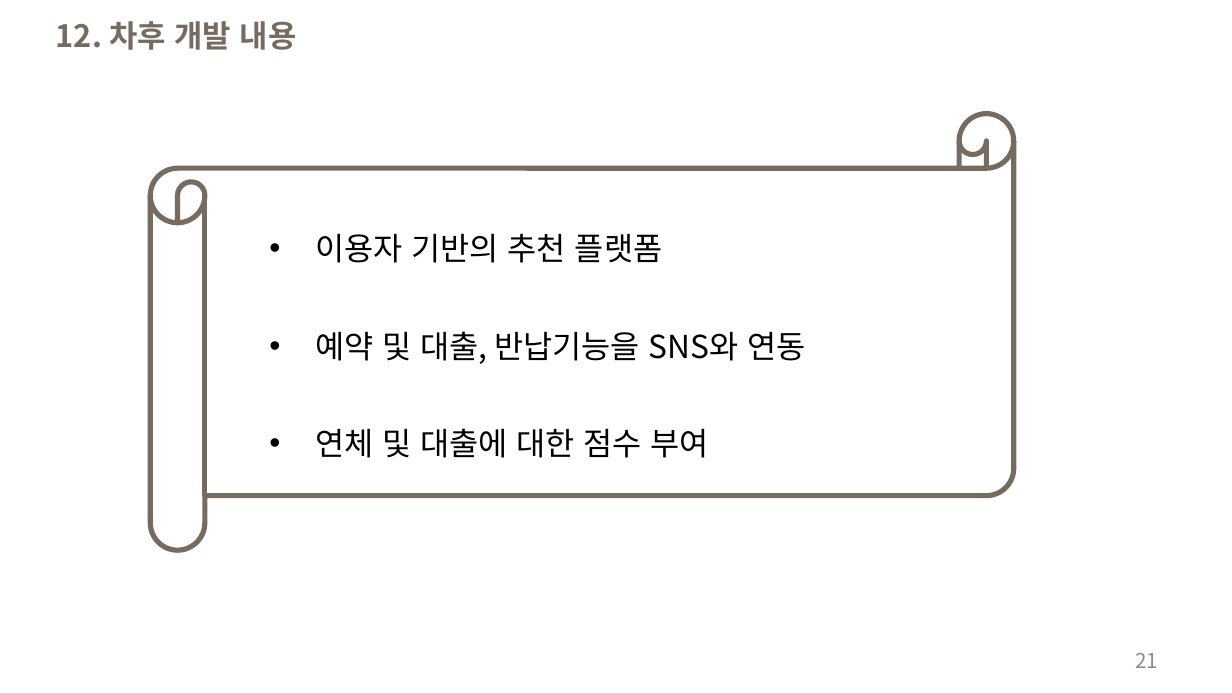
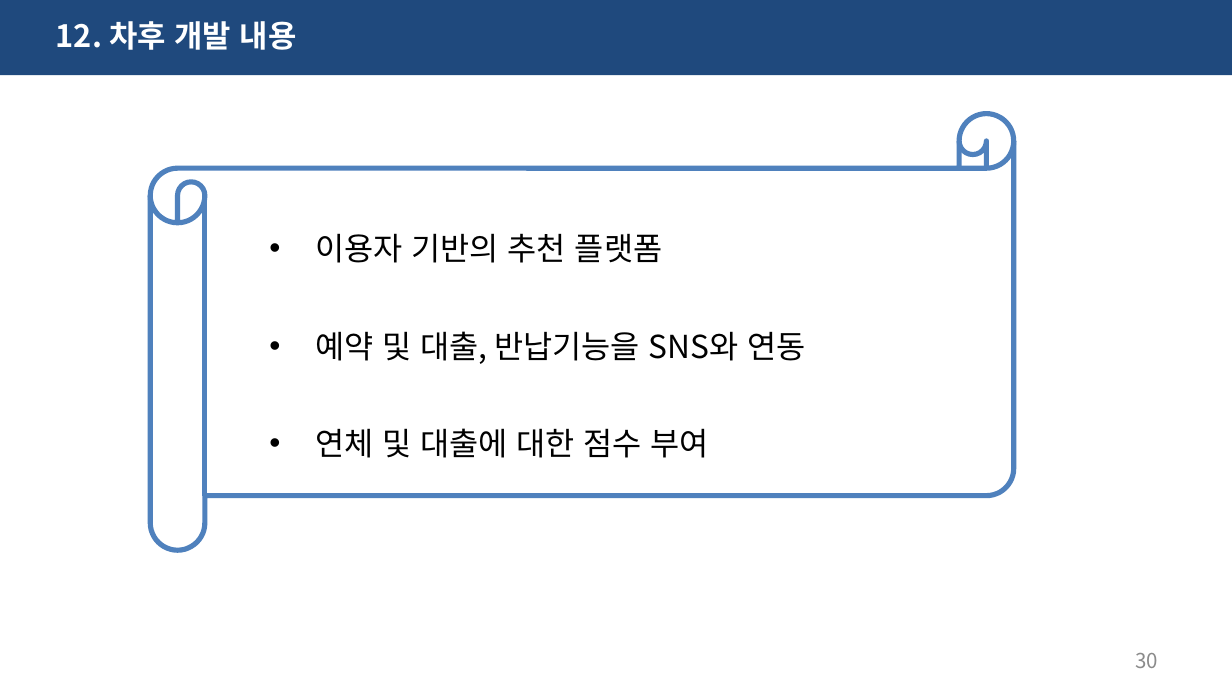
Before and after one commit to haryoung1/1st-dentalproject, a slide deck: slide 30 of 0317_치카치카치과.pptx (slide 21 before the commit). Drawn at 1232x693 pixels with LibreOffice and Linux fonts; fonts in the diff are those of the drawing. Boxes give left, top, right and bottom in pixels: in the first picture for what was removed or moved away, otherwise in the second. Text is boxed around its words. In the diff, an @@ line names an element or a change of style, - is before the commit and + after.

```diff
--- a/0317_치카치카치과.pptx
+++ b/0317_치카치카치과.pptx
@@ rectangle added at <box>0,0,1232,75</box>, fill #1F497D @@
@@ text "12. 차후 개발 내용" at <box>56,21,297,50</box>: text colour #756B5F to #FFFFFF @@
@@ horizontal scroll at <box>150,113,1014,549</box>: outline #756B5F 3 pt to #4F81BD 3 pt @@
@@ page number at <box>1135,653,1158,668</box>: text changed @@
-21
+30
```
Also in this commit, not shown: 12 other slides changed, 11 slides added, 2 slides removed, 7 other files.
